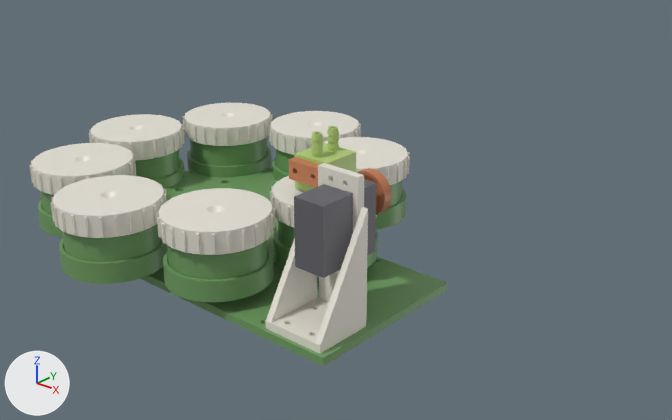
An edit to the Blender file hardware/pod/pod.blend, drawn before and after from the same camera.
The view is the same before and after, from a 50 mm lens placed at (438.0, -390.0, 259.0), pointed at (97.0, 3.0, 38.0). The axes (+X, +Y, +Z) are drawn at lower left. The lights are the same throughout. The picture after the commit comes second.

The first picture shows 'MG996R (bought)', 'base_plate', 'carousel_quarter_1', 'cartridge_cap_2', 'cartridge_cap_3', 'cartridge_cap_4', 'cartridge_cap_5', 'cartridge_cap_6', 'cartridge_cap_7', 'cartridge_cap_8', 'nozzle_arm', 'nozzle_block', 'servo_tower' and 12 more.
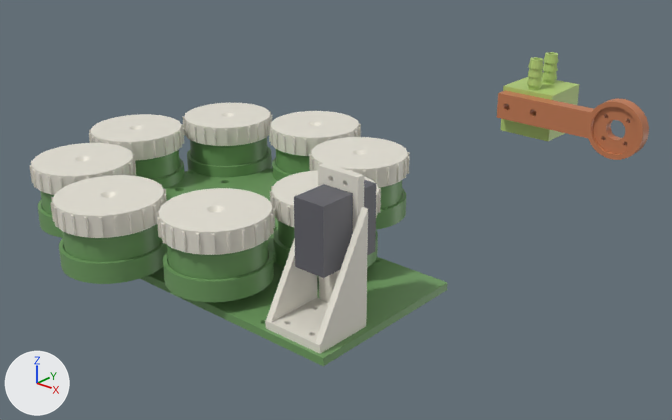
Pixel boxes (x1, y1, x2, y2) of what changed, in the pictures (672 x 420 px):
'nozzle_arm', moved: before (289, 157, 392, 215); after (497, 90, 649, 160)
'nozzle_block', moved: before (294, 126, 356, 192); after (500, 52, 580, 141)

Patch to the scene script:
```diff
--- a/hardware/pod/pod.blend.py
+++ b/hardware/pod/pod.blend.py
@@ ob_nozzle_block @@
 ob_nozzle_block.parent = ob_servo_pivot
-ob_nozzle_block.matrix_parent_inverse = Matrix(((1.0, 0.0, 0.0, -138.0), (0.0, 1.0, 0.0, 0.0), (0.0, 0.0, 1.0, -66.0), (0.0, 0.0, 0.0, 1.0)))
 ob_nozzle_block.location = (0.0, 0.0, 0.0)
@@ ob_nozzle_arm @@
 ob_nozzle_arm.parent = ob_servo_pivot
-ob_nozzle_arm.matrix_parent_inverse = Matrix(((1.0, 0.0, 0.0, -138.0), (0.0, 1.0, 0.0, 0.0), (0.0, 0.0, 1.0, -66.0), (0.0, 0.0, 0.0, 1.0)))
 ob_nozzle_arm.location = (0.0, 0.0, 0.0)
```
